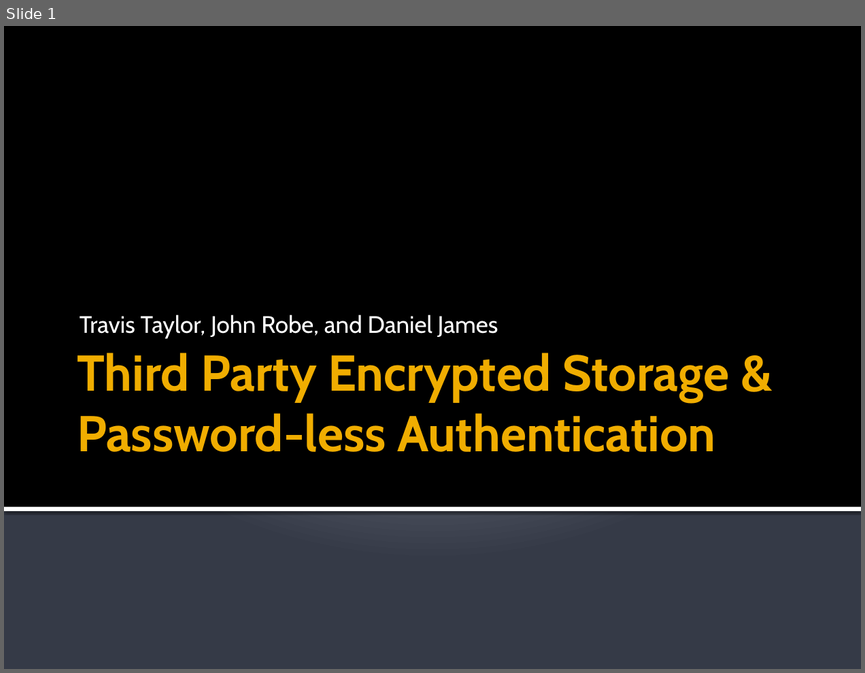
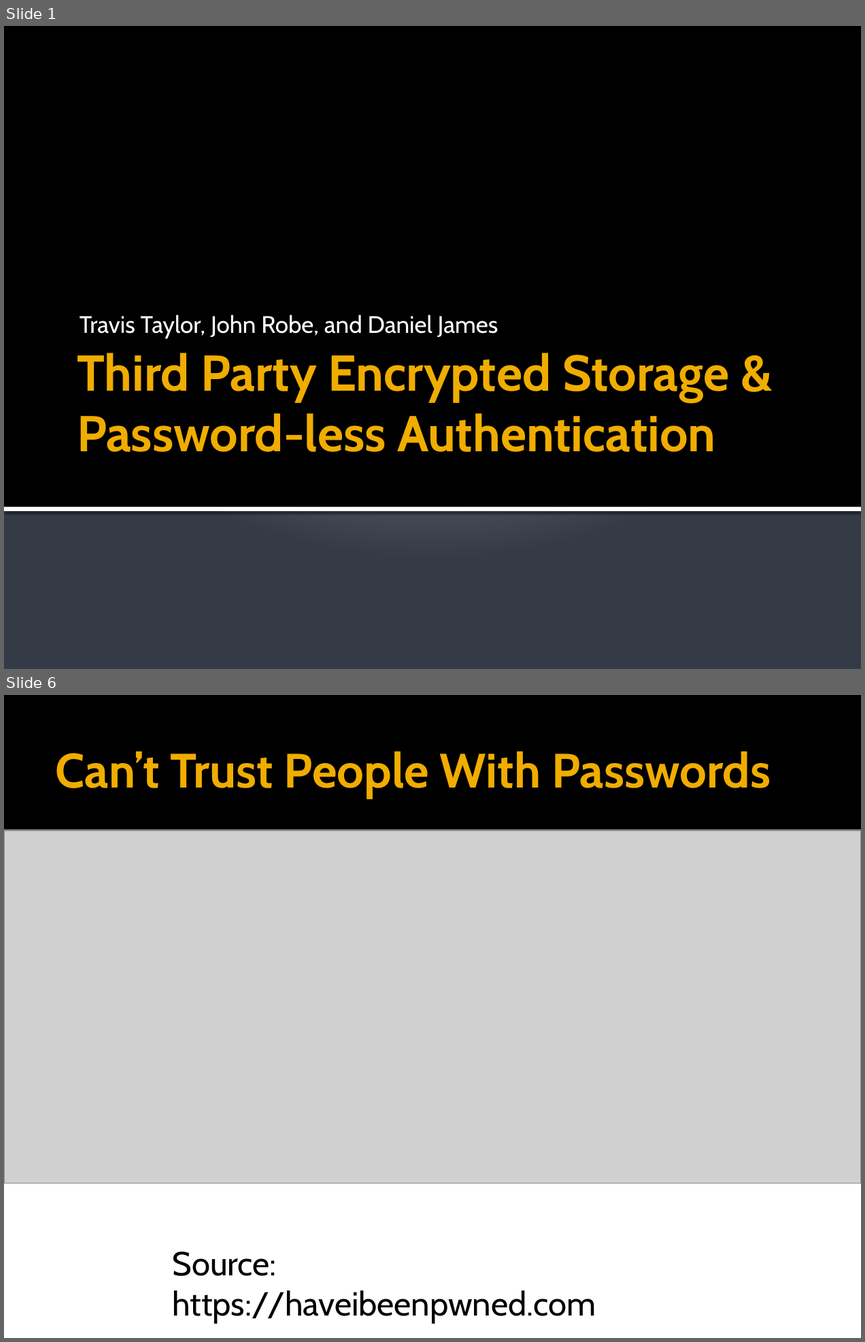
Before and after one commit to jrobe/cs5490, a slide deck: presentation/Third Party Encrypted Storage.pptx. Shown one above the other, each under a label of ours: slide 1 before the commit, slides 1 and 6 after it; the slides between them are not shown. The pictures are 865x673 and 865x1342 pixels, drawn with LibreOffice and Linux fonts; fonts in the diff are those of the drawing; grey boxes stand for pictures. Boxes give left, top, right and bottom in pixels: in the first picture for what was removed or moved away, otherwise in the second. Text is boxed around its words. In the diff, an @@ line names an element or a change of style, - is before the commit and + after.

```diff
--- a/presentation/Third Party Encrypted Storage.pptx
+++ b/presentation/Third Party Encrypted Storage.pptx
@@ slide 6 added at bbox=[4, 695, 861, 1338], background #FFFFFF @@
@@ rectangle added at bbox=[4, 695, 861, 830], fill #000000 @@
@@ title added at bbox=[56, 751, 770, 798], 40.5 pt, text #F0AD00, bold @@
+Can’t Trust People With Passwords
@@ rectangle added at bbox=[4, 830, 861, 834], fill #FFFFFF @@
@@ picture added at bbox=[4, 830, 861, 1183] @@
@@ text added at bbox=[173, 1251, 596, 1323], 28 pt, text #000000 @@
+Source: https://haveibeenpwned.com
```
Also in this commit, not shown: 5 slides changed, 3 other slides added.
